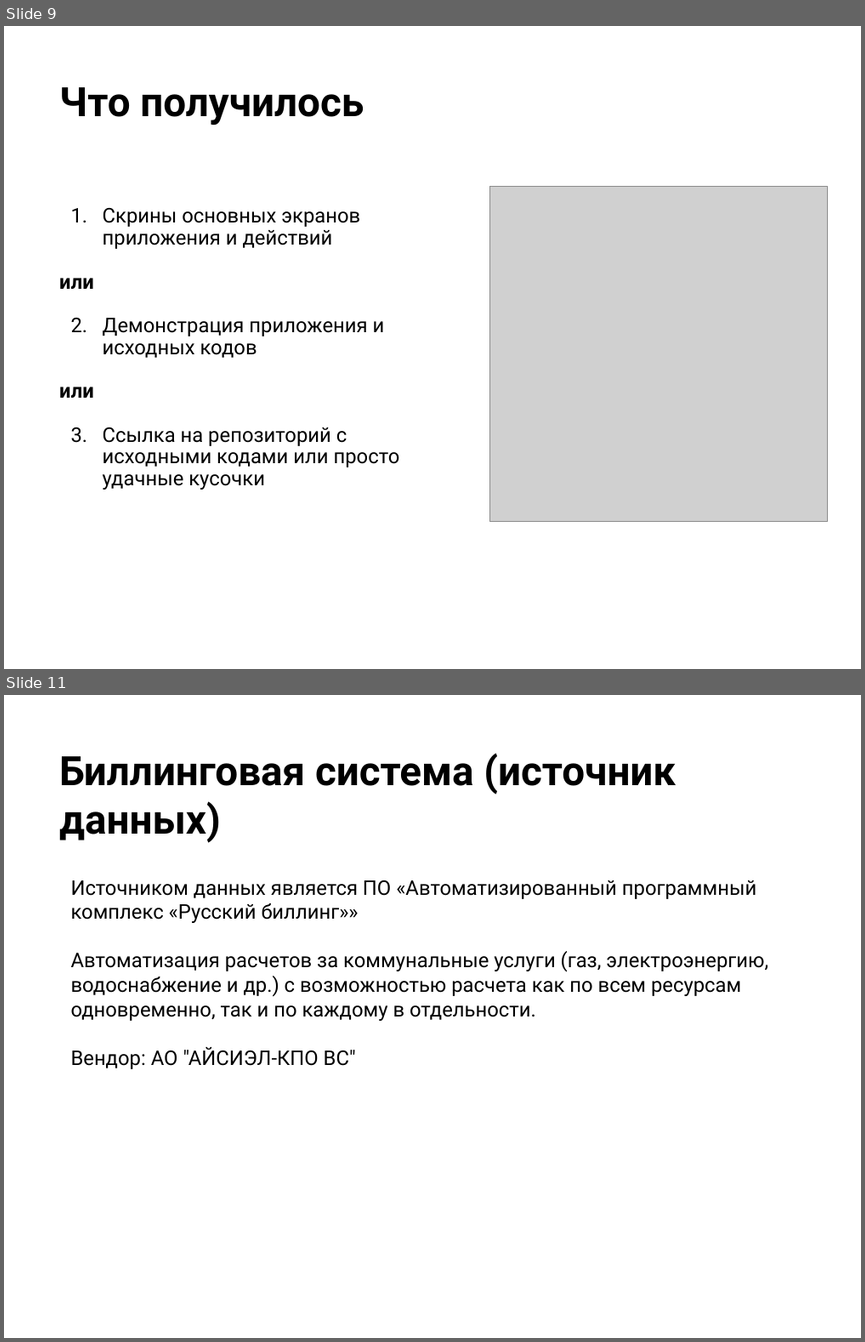
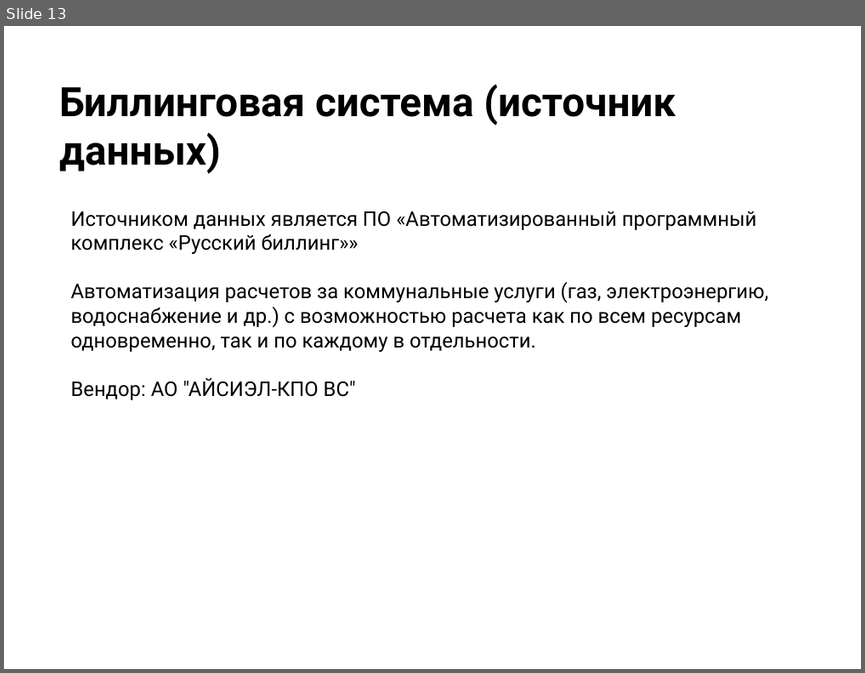
Before and after one commit to anton20044/ClickHouse_Final_Project, a slide deck: Презентация.pptx. Shown one above the other, each under a label of ours: slides 9 and 11 before the commit, slide 13 after it; the slides between them are not shown. The pictures are 865x1342 and 865x673 pixels, drawn with LibreOffice and Linux fonts; fonts in the diff are those of the drawing; grey boxes stand for pictures; background and template pictures are left out. Boxes give left, top, right and bottom in pixels: in the first picture for what was removed or moved away, otherwise in the second. Text is boxed around its words. In the diff, an @@ line names an element or a change of style, - is before the commit and + after.

```diff
--- a/Презентация.pptx
+++ b/Презентация.pptx
@@ slide 9 removed at <box>4,26,861,669</box>, background picture (left out) @@
@@ title removed at <box>59,87,364,125</box> @@
-Что получилось
@@ picture removed at <box>490,186,827,522</box> @@
@@ text removed at <box>59,208,400,489</box> @@
-1. Скрины основных экранов приложения и действий
-или
-1. Демонстрация приложения и исходных кодов
-или
-1. Ссылка на репозиторий с исходными кодами или просто удачные кусочки
@@ what was slide 11 is now slide 13 @@
```
Also in this commit, not shown: 1 slide changed, 5 slides added, 7 other slides removed, 1 other file.
